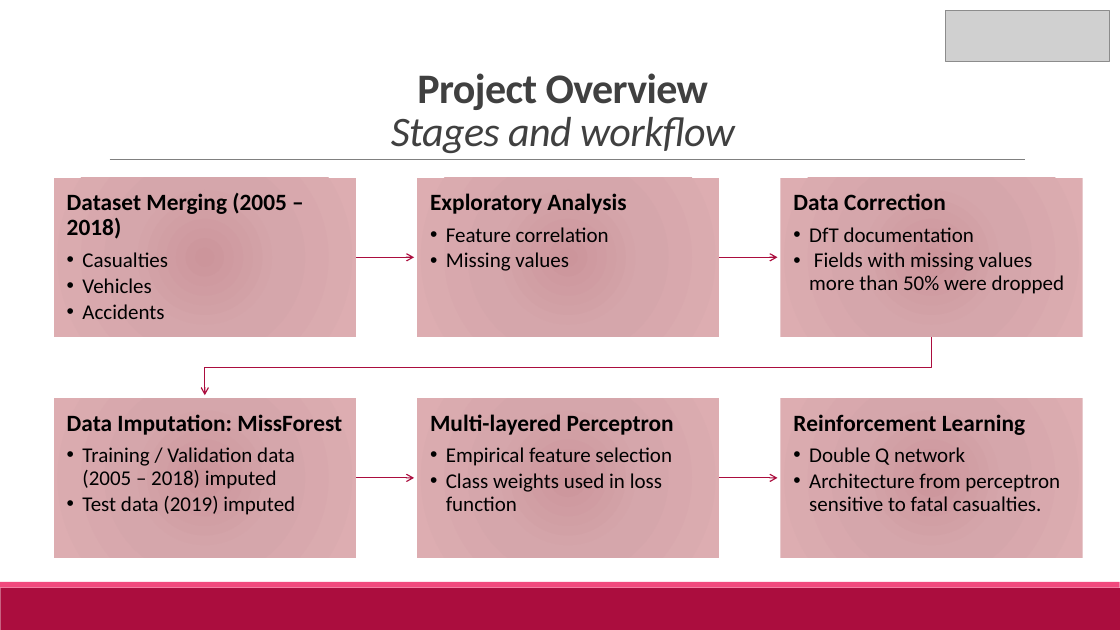
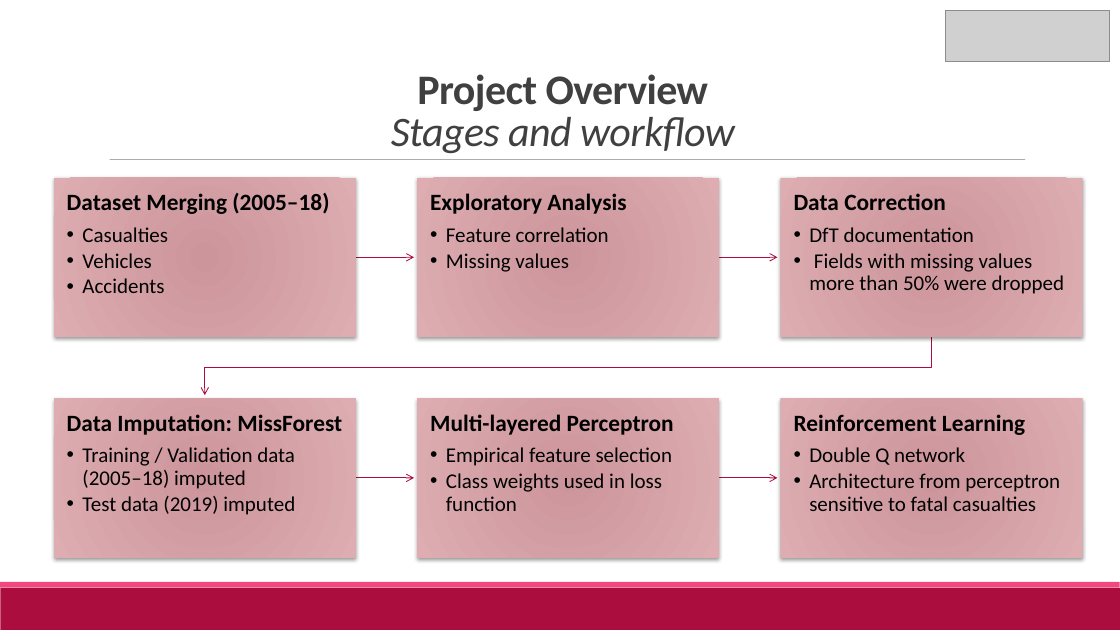
Before and after one commit to ale66/traffic-accident-gravity-predictor, a slide deck: slide 5 of presentation/eann2022_presentation.pptx. Drawn at 1120x630 pixels with LibreOffice and Linux fonts; fonts in the diff are those of the drawing; grey boxes stand for pictures. Boxes give left, top, right and bottom in pixels: in the first picture for what was removed or moved away, otherwise in the second. Text is boxed around its words. In the diff, an @@ line names an element or a change of style, - is before the commit and + after.

```diff
--- a/presentation/eann2022_presentation.pptx
+++ b/presentation/eann2022_presentation.pptx
@@ 6 rectangles: place and size @@
-6 rectangles at [67,193,1065,515]
+6 rectangles at [54,177,1083,558]
@@ fill none to gradient #CC959B to #DDADB1; shadow on in 6 elements at [781,177,1083,337], [781,398,1083,558], [417,177,719,337], [417,398,719,558], [54,398,356,558], [54,177,356,337] @@
@@ text in rectangle at [67,193,329,214]: text changed @@
-Dataset Merging (2005 – 2018)
+Dataset Merging (2005–18)
@@ group removed at [54,177,1083,558]: 6 rectangles @@
@@ text in rectangle at [82,447,295,489]: text changed @@
-  • Training / Validation data (2005 – 2018) imputed
+  • Training / Validation data (2005–18) imputed
@@ outline #AB0D3E 1 pt to #AB0D3E 0.75 pt in 5 elements at [356,253,414,261], [719,253,777,261], [205,337,932,395], [356,474,414,482], [719,474,777,482] @@
@@ text in rectangle at [809,473,1060,511]: text changed @@
-  • Architecture from perceptron sensitive to fatal casualties.
+  • Architecture from perceptron sensitive to fatal casualties
```
Also in this commit, not shown: 22 other slides changed.
